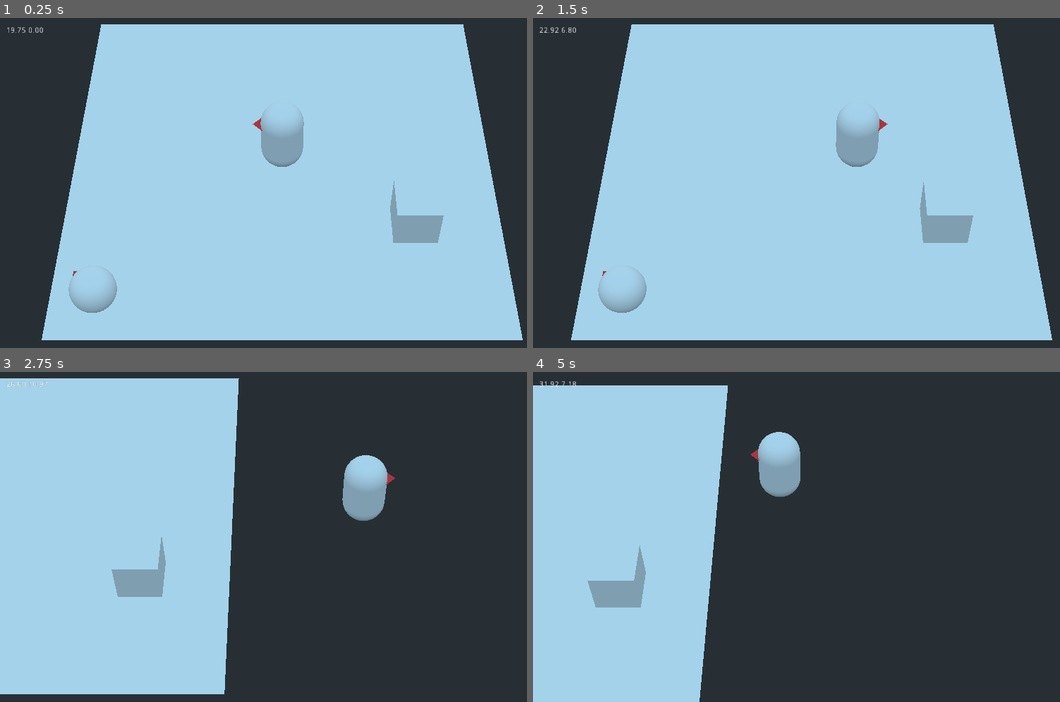
Above: before the commit, frames 1-4 (two rows, left to right).
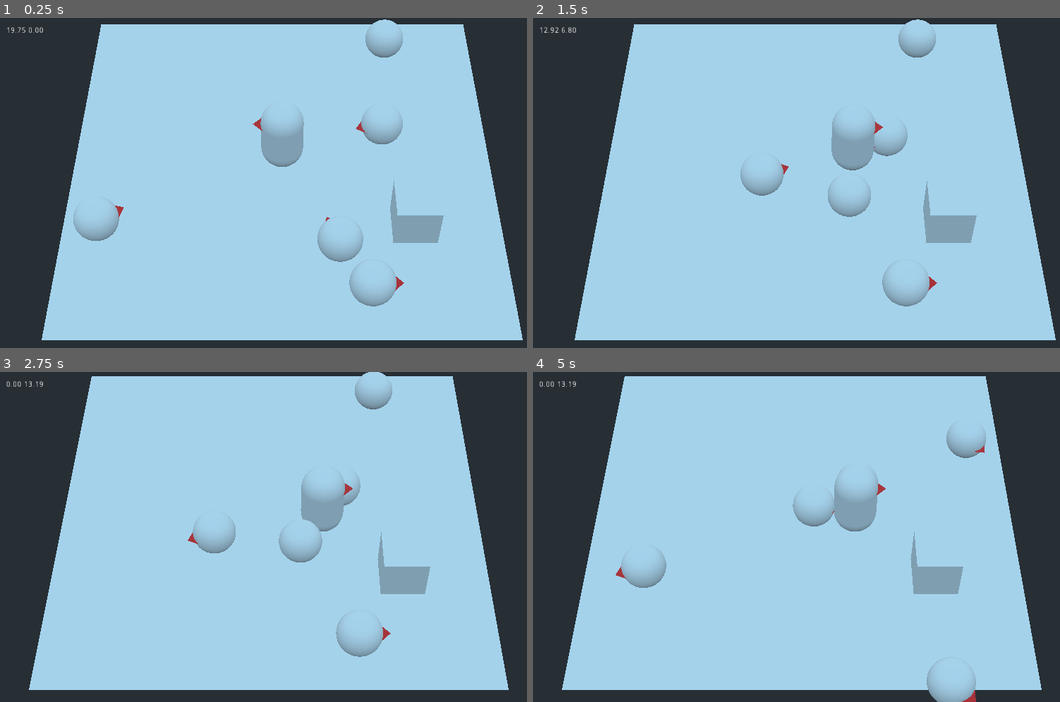
Above: after the commit, the same moments.

Repository: ville2304/gcgj1806
Game: Godot game, scene res://Main.tscn
Same seed, same stepped clock (60 frames per second), same inputs: the game is played once before the commit and once after it.
Inputs:
- Up to frame 1 (0.25 s): no input
- Up to frame 2 (1.5 s): hold Right (move_east) 0.53-1.28 s; tap Z (attack) at 0.6 s; hold V (cooldown) from 1.28 s (still down); tap C (block) at 1.35 s
- Up to frame 3 (2.75 s): release V (cooldown) at 2.03 s; hold Right (move_east) from 2.03 s (still down); tap X (dash) at 2.1 s
- Up to frame 4 (5 s): release Right (move_east) at 2.78 s; hold Up (move_north) 2.78-3.53 s; tap Z (attack) at 2.85 s; hold Left (move_west) from 3.53 s (still down); tap C (block) at 3.6 s; tap X (dash) at 4.35 s

The runs differ from the first frame. In frame 1, 2.2% of the frame differs, in the area x 12-77%, y 0-90%; in frame 2, 3.7%; in frame 3, 57%; in frame 4, 67%, in the area x 0-97%, y 1-100%.

Commit message:
- Reorganized things - Multiple enemies

Diff:
--- a/Game/Main.tscn
+++ b/Game/Main.tscn
@@ -1,16 +1,8 @@
-[gd_scene load_steps=8 format=2]
+[gd_scene load_steps=7 format=2]
 
 [ext_resource path="res://script/Main.gd" type="Script" id=1]
 [ext_resource path="res://script/Camera.gd" type="Script" id=2]
 [ext_resource path="res://Player.tscn" type="PackedScene" id=3]
-[ext_resource path="res://Enemy.tscn" type="PackedScene" id=4]
-
-[sub_resource type="PlaneMesh" id=2]
-
-custom_aabb = AABB( 0, 0, 0, 0, 0, 0 )
-size = Vector2( 10, 10 )
-subdivide_width = 0
-subdivide_depth = 0
 
 [sub_resource type="BoxShape" id=4]
 
@@ -24,6 +16,13 @@
 subdivide_height = 0
 subdivide_depth = 0
 
+[sub_resource type="PlaneMesh" id=2]
+
+custom_aabb = AABB( 0, 0, 0, 0, 0, 0 )
+size = Vector2( 10, 10 )
+subdivide_width = 0
+subdivide_depth = 0
+
 [node name="Main" type="Node" index="0"]
 
 script = ExtResource( 1 )
@@ -34,7 +33,7 @@
 
 editor/display_folded = true
 script = ExtResource( 2 )
-target = NodePath("../Player")
+target = NodePath("../Characters/Player")
 threshold = 1.0
 
 [node name="Camera" type="Camera" parent="CameraController" index="0"]
@@ -54,28 +53,11 @@
 far = 100.0
 _sections_unfolded = [ "Transform" ]
 
-[node name="Player" parent="." index="1" instance=ExtResource( 3 )]
+[node name="Characters" type="Node" parent="." index="1"]
 
-[node name="Enemy" parent="." index="2" instance=ExtResource( 4 )]
+[node name="Player" parent="Characters" index="0" instance=ExtResource( 3 )]
 
-transform = Transform( 1, 0, 0, 0, 1, 0, 0, 0, 1, -3, 0, 0 )
-
-[node name="Floor" type="MeshInstance" parent="." index="3"]
-
-layers = 1
-material_override = null
-cast_shadow = 1
-extra_cull_margin = 0.0
-use_in_baked_light = false
-lod_min_distance = 0.0
-lod_min_hysteresis = 0.0
-lod_max_distance = 0.0
-lod_max_hysteresis = 0.0
-mesh = SubResource( 2 )
-skeleton = NodePath("..")
-material/0 = null
-
-[node name="StaticBody" type="StaticBody" parent="." index="4"]
+[node name="StaticBody" type="StaticBody" parent="." index="2"]
 
 editor/display_folded = true
 transform = Transform( 1, 0, 0, 0, 1, 0, 0, 0, 1, 3, 0, 2 )
@@ -111,7 +93,7 @@
 material/0 = null
 _sections_unfolded = [ "Transform" ]
 
-[node name="Label" type="Label" parent="." index="5"]
+[node name="Label" type="Label" parent="." index="3"]
 
 anchor_left = 0.0
 anchor_top = 0.0
@@ -130,3 +112,18 @@
 percent_visible = 1.0
 lines_skipped = 0
 max_lines_visible = -1
+
+[node name="Floor" type="MeshInstance" parent="." index="4"]
+
+layers = 1
+material_override = null
+cast_shadow = 1
+extra_cull_margin = 0.0
+use_in_baked_light = false
+lod_min_distance = 0.0
+lod_min_hysteresis = 0.0
+lod_max_distance = 0.0
+lod_max_hysteresis = 0.0
+mesh = SubResource( 2 )
+skeleton = NodePath("..")
+material/0 = null
--- a/Game/script/Enemy.gd
+++ b/Game/script/Enemy.gd
@@ -29,7 +29,7 @@
 const MAX_SEARCH_TIME = 5.0
 const MAX_DISTANCE_FROM_HOME_SQ = 3.0 * 3.0
 const ATTACK_RANGE_SQ = 1.5 * 1.5
-const ESCAPE_HP = 400
+const ESCAPE_HP = 100
 const HP_REGEN = 1.0
 const ATTACK_COOLDOWN = 1.0
 
@@ -111,10 +111,6 @@
 	dmg.translation = translation
 	dmg.rotation = mObject.rotation
 	get_parent().add_child(dmg)
-
-func _ready():
-	Init(Vector3(-4, 0, 4))
-	Target = get_node("../Player")
 
 func _physics_process(delta):
 	_SearchTarget()
--- a/Game/script/Main.gd
+++ b/Game/script/Main.gd
@@ -19,3 +19,13 @@
 # SOFTWARE.
 
 extends Node
+
+func _ready():
+	var Enemy = load("res://Enemy.tscn")
+	var plr = $Characters/Player
+	var cont = $Characters
+	for i in range(5):
+		var e = Enemy.instance()
+		cont.add_child(e)
+		e.Init(Vector3(rand_range(-5, 5), 0, rand_range(-5, 5)))
+		e.Target = plr
--- a/Game/script/Player.gd
+++ b/Game/script/Player.gd
@@ -69,7 +69,7 @@
 var mAttackComplete
 var mDashCooldown
 var mBlockCooldown
-onready var mLabel = get_node("../Label")
+onready var mLabel = get_node("../../Label")
 
 
 func Init(pos):
@@ -88,7 +88,6 @@
 	if mMode == Mode.SUPER_ATTACK:
 		# We are immune here
 		return
-
 	if mMode == Mode.BLOCK:
 		amount *= .2
 		push *= .5
